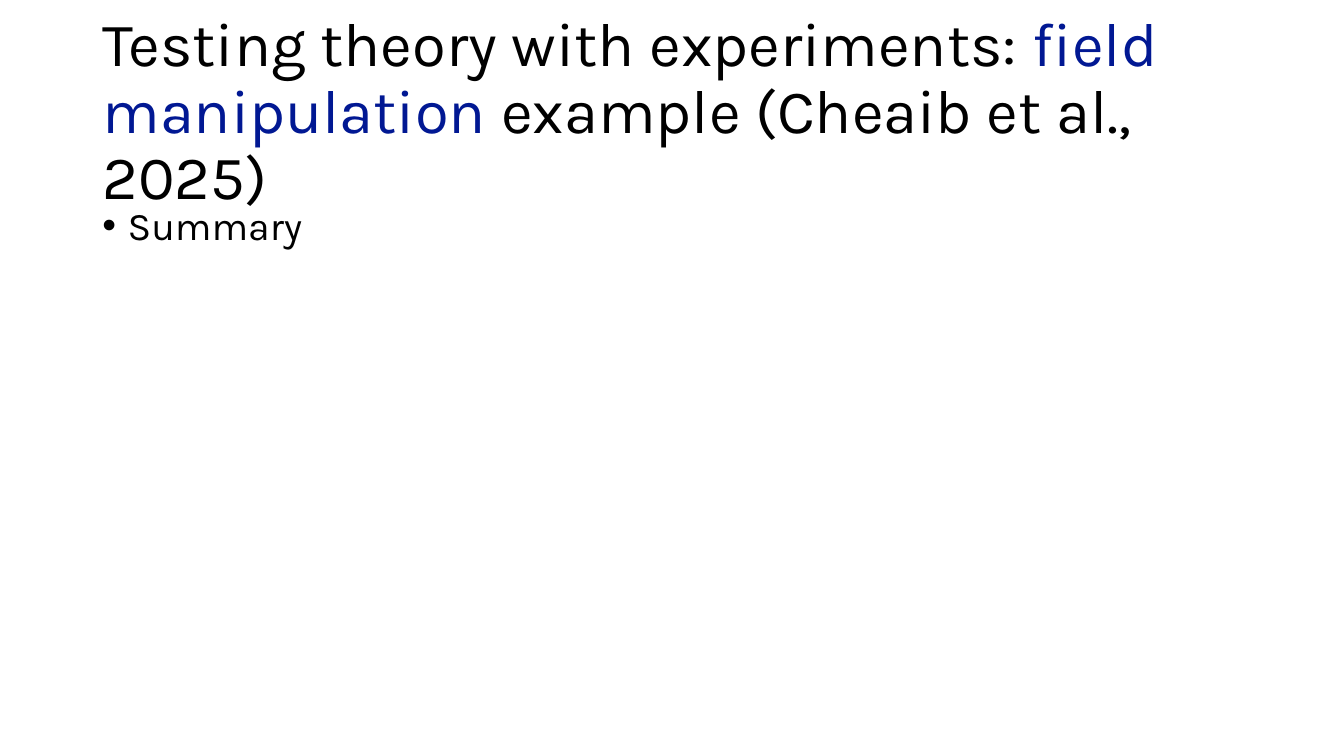
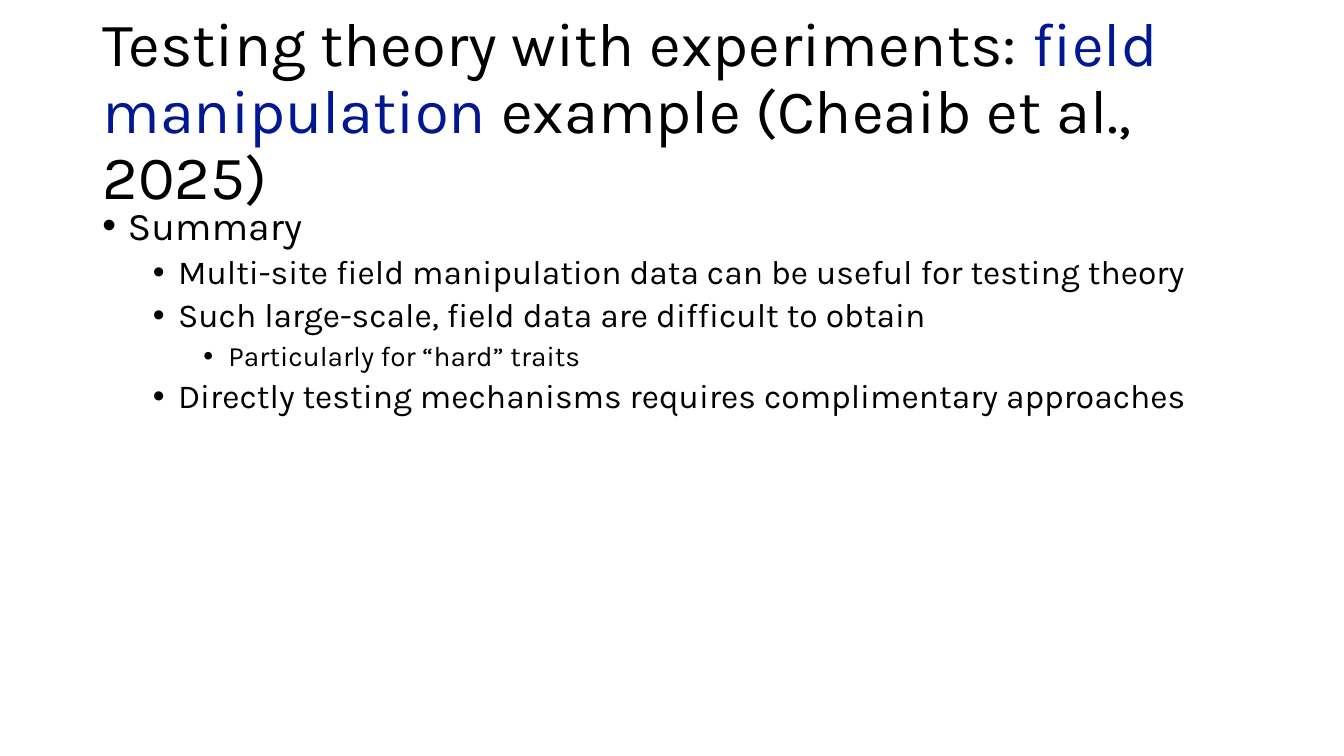
Before and after one commit to SmithEcophysLab/seminar, a slide deck: slide 18 of 2025_lemontree/src/lemontree_mtg_2025_smith.pptx. Drawn at 1344x756 pixels with LibreOffice and Linux fonts; fonts in the diff are those of the drawing. Boxes give left, top, right and bottom in pixels: in the first picture for what was removed or moved away, otherwise in the second. Text is boxed around its words. In the diff, an @@ line names an element or a change of style, - is before the commit and + after.

```diff
--- a/2025_lemontree/src/lemontree_mtg_2025_smith.pptx
+++ b/2025_lemontree/src/lemontree_mtg_2025_smith.pptx
@@ text at box(178, 261, 1185, 417): paragraphs added @@
+  • Multi-site field manipulation data can be useful for testing theory
+  • Such large-scale, field data are difficult to obtain
+    • Particularly for “hard” traits
+  • Directly testing mechanisms requires complimentary approaches
```
Also in this commit, not shown: 9 other slides changed, 2 slides added, 1 slide removed.
